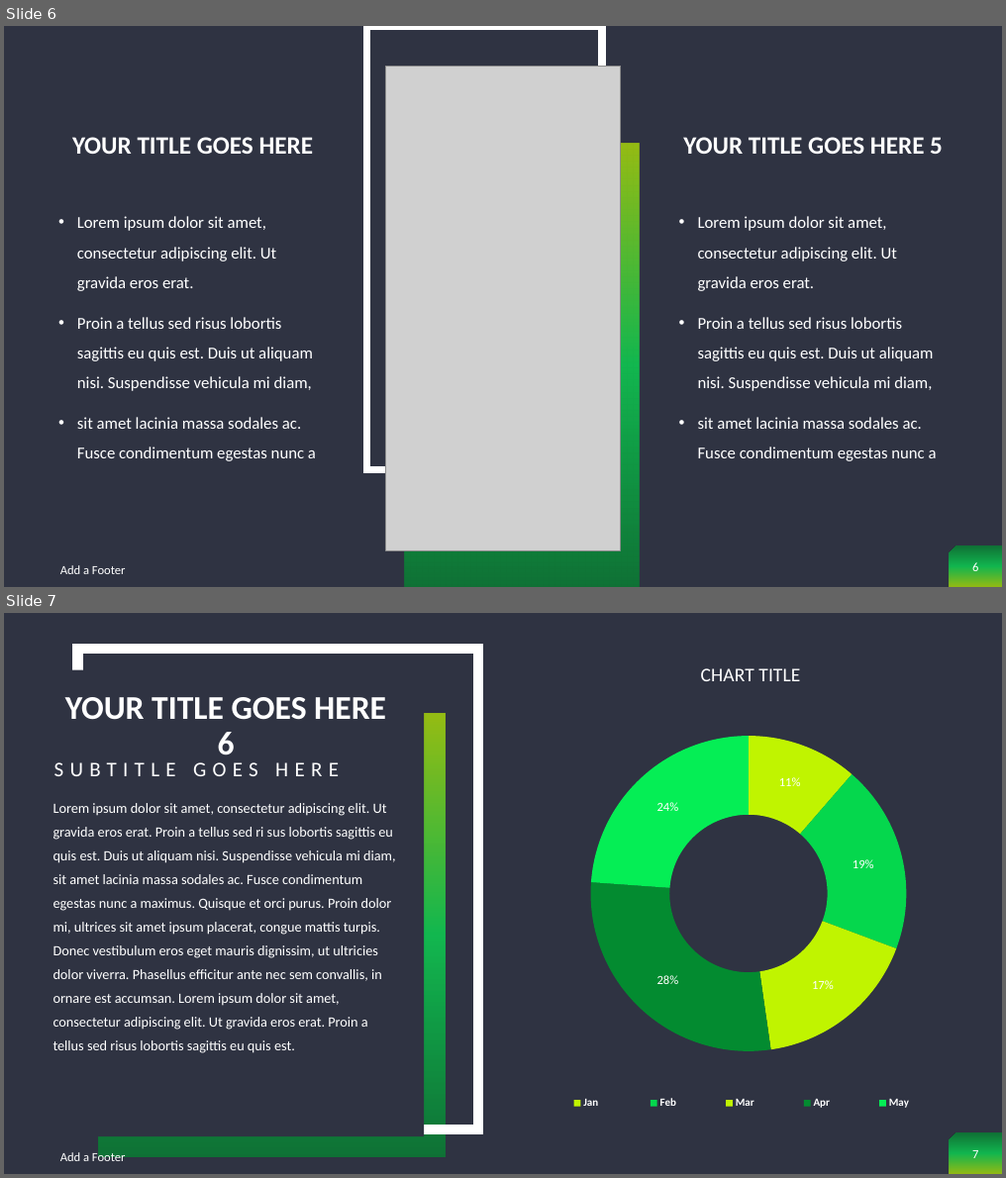
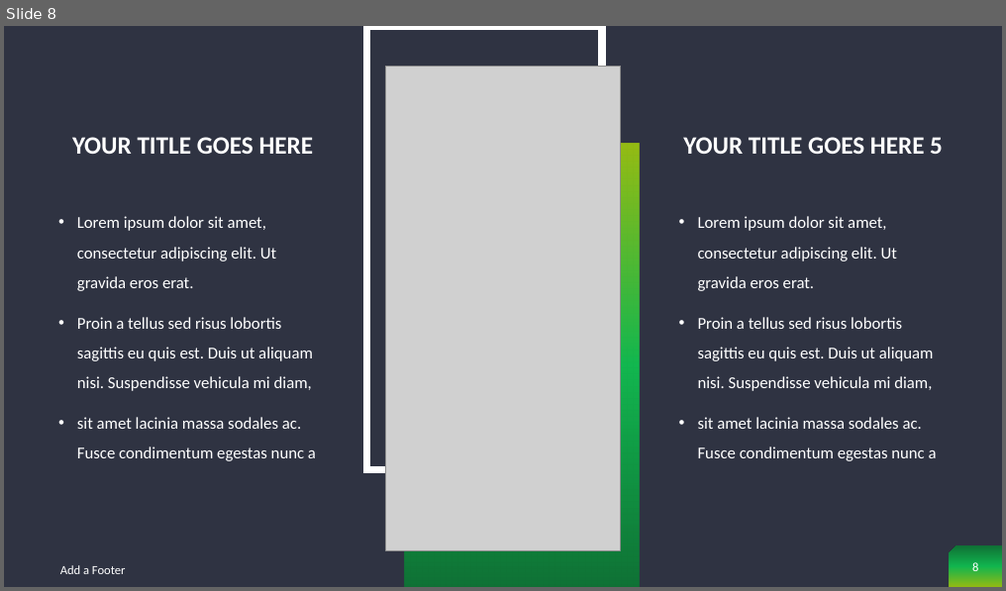
Before and after one commit to geeselouise/adopt-EV, a slide deck: ford_adopt_EV.pptx. Shown one above the other, each under a label of ours: slides 6 and 7 before the commit, slide 8 after it. The pictures are 1006x1178 and 1006x591 pixels, drawn with LibreOffice and Linux fonts; fonts in the diff are those of the drawing; grey boxes stand for pictures. Boxes give left, top, right and bottom in pixels: in the first picture for what was removed or moved away, otherwise in the second. Text is boxed around its words. In the diff, an @@ line names an element or a change of style, - is before the commit and + after.

```diff
--- a/ford_adopt_EV.pptx
+++ b/ford_adopt_EV.pptx
@@ slide 7 removed at bbox=[4, 613, 1002, 1174], background #2F3342; not listed: 1 template element that a slide beside it also shows @@
@@ rectangle removed at bbox=[57, 669, 424, 1137] @@
@@ rectangle removed at bbox=[78, 649, 478, 1131] @@
@@ doughnut chart removed at bbox=[528, 652, 955, 1136] @@
-title "CHART TITLE "
-categories: Jan , Feb, Mar, Apr, May
-Series 1: 11, 19, 17, 28, 24, -, -, -, -, -, -, -
@@ title removed at bbox=[65, 697, 386, 763] @@
-YOUR TITLE GOES HERE 6
@@ rectangle removed at bbox=[99, 713, 445, 1157] @@
@@ text removed at bbox=[54, 762, 339, 776] @@
-SUBTITLE GOES HERE
@@ text removed at bbox=[54, 803, 395, 1054] @@
-Lorem ipsum dolor sit amet, consectetur adipiscing elit. Ut gravida eros erat. Proin a tellus sed ri sus lobortis sagittis eu quis est. Duis ut aliquam nisi. Suspendisse vehicula mi diam, sit amet lacinia massa sodales ac. Fusce condimentum egestas nunc a maximus. Quisque et orci purus. Proin dolor mi, ultrices sit amet ipsum placerat, congue mattis turpis. Donec vestibulum eros eget mauris dignissim, ut ultricies dolor viverra. Phasellus efficitur ante nec sem convallis, in ornare est accumsan. Lorem ipsum dolor sit amet, consectetur adipiscing elit. Ut gravida eros erat. Proin a tellus sed risus lobortis sagittis eu quis est.
@@ text removed at bbox=[60, 1152, 126, 1165] @@
-Add a Footer
@@ page number removed at bbox=[972, 1151, 978, 1158] @@
-7
@@ what was slide 6 is now slide 8 @@
```
Also in this commit, not shown: 3 slides added, 1 other slide removed, 5 other files.
